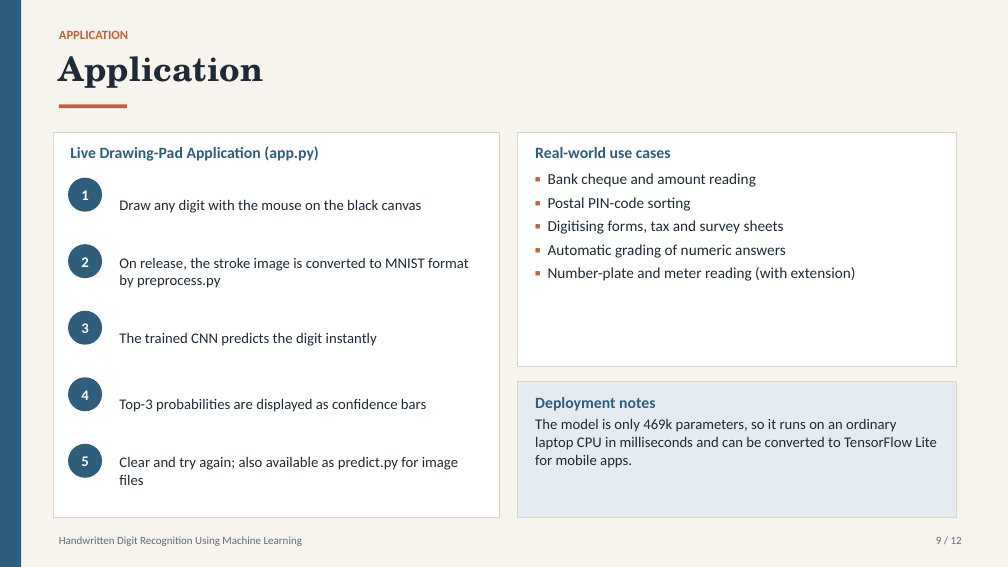
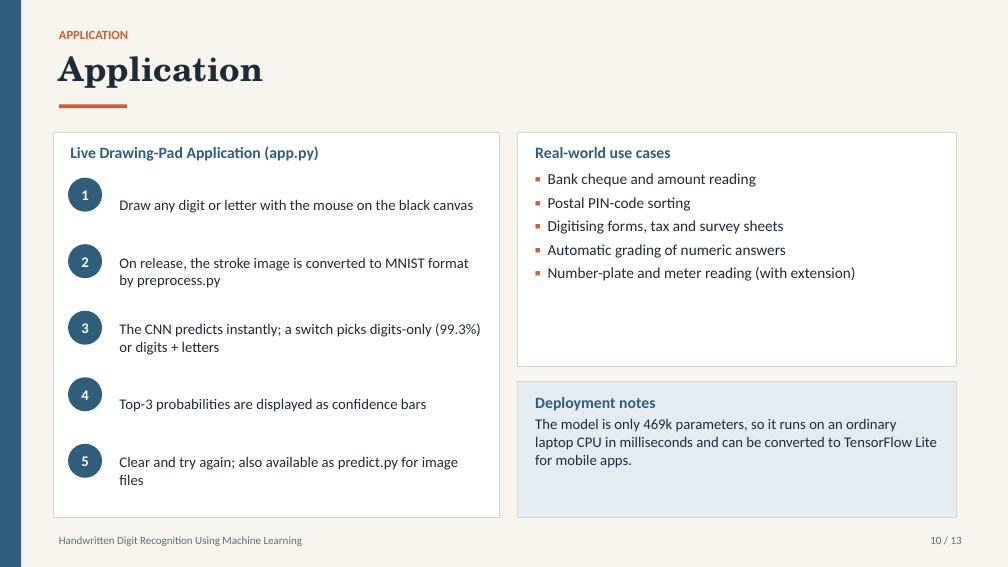
Before and after one commit to LostRunes/digirecog, a slide deck: slide 10 of Handwritten_Digit_Recognition.pptx (slide 9 before the commit). Drawn at 1008x567 pixels with LibreOffice and Linux fonts; fonts in the diff are those of the drawing. Boxes give left, top, right and bottom in pixels: in the first picture for what was removed or moved away, otherwise in the second. Text is boxed around its words. In the diff, an @@ line names an element or a change of style, - is before the commit and + after.

Commit message:
Add letter recognition: 36-class CNN on EMNIST (0-9, A-Z), mode switch in app, updated PPT

```diff
--- a/Handwritten_Digit_Recognition.pptx
+++ b/Handwritten_Digit_Recognition.pptx
@@ text at <box>119,199,473,213</box>: text changed @@
-Draw any digit with the mouse on the black canvas
+Draw any digit or letter with the mouse on the black canvas
@@ text at <box>119,323,481,355</box>: text changed @@
-The trained CNN predicts the digit instantly
+The CNN predicts instantly; a switch picks digits-only (99.3%) or digits + letters
@@ text at <box>930,537,962,544</box>: text changed @@
-9 / 12
+10 / 13
```
Also in this commit, not shown: 10 other slides changed, 1 slide added, 19 other files.
